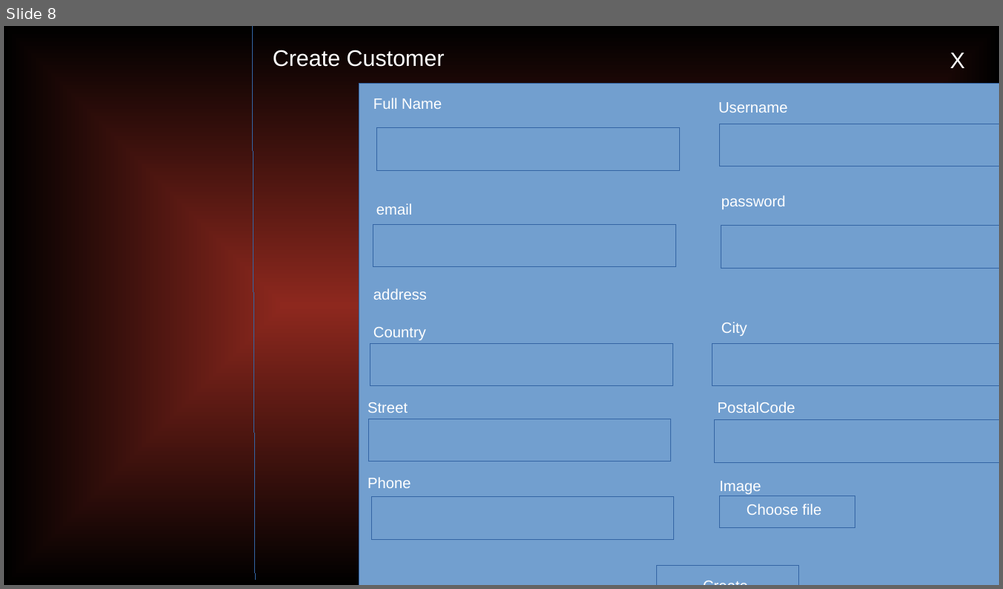
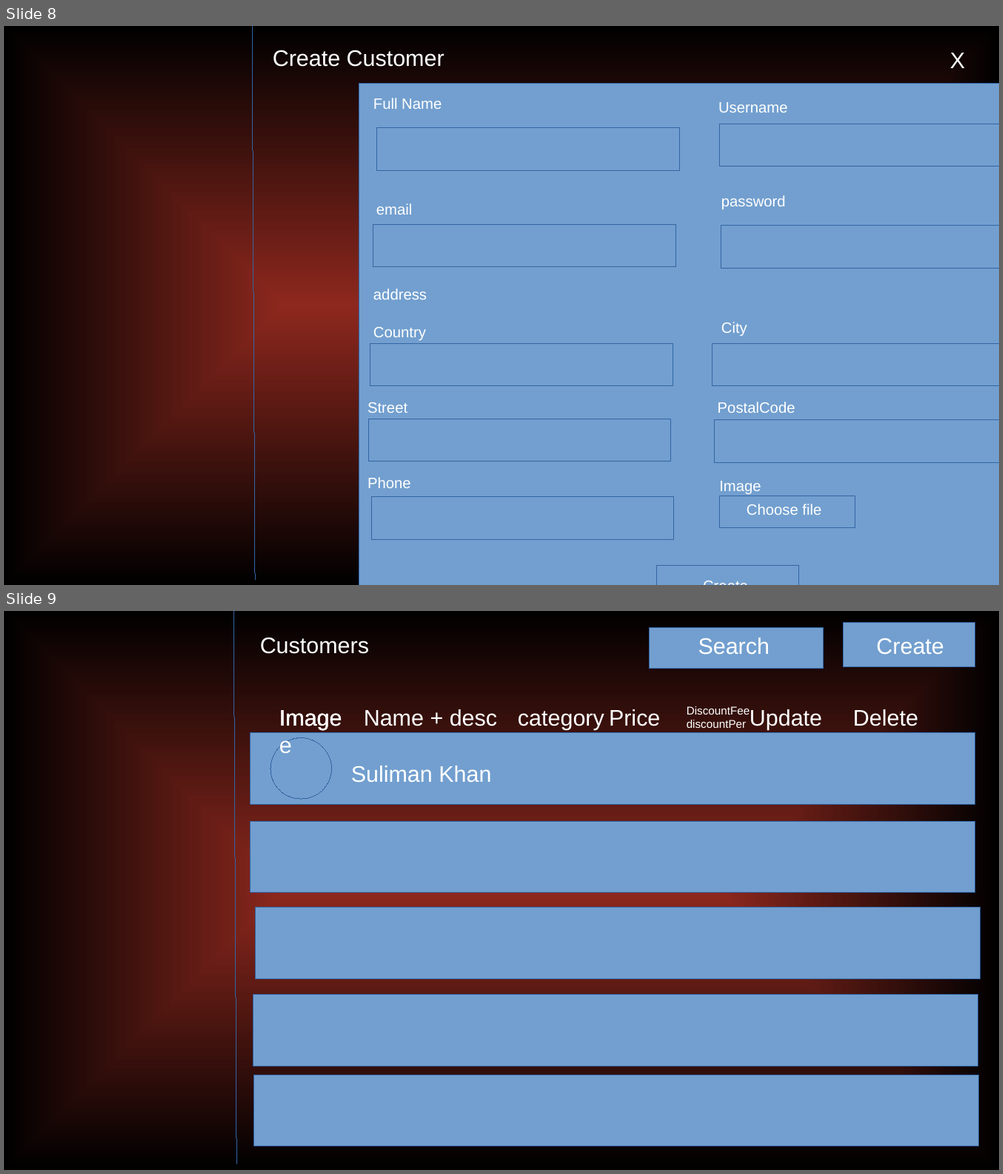
Before and after one commit to coderSulimanKhan/jewelry_website, a slide deck: planning/planning.odp. Shown one above the other, each under a label of ours: slide 8 before the commit, slides 8 and 9 after it. The pictures are 1003x589 and 1003x1174 pixels, drawn with LibreOffice and Linux fonts; fonts in the diff are those of the drawing. Boxes give left, top, right and bottom in pixels: in the first picture for what was removed or moved away, otherwise in the second. Text is boxed around its words. In the diff, an @@ line names an element or a change of style, - is before the commit and + after.

Commit message:
implement product create, update and delete functionality

```diff
--- a/planning/planning.odp
+++ b/planning/planning.odp
@@ slide 9 added at box(4, 611, 999, 1170), background gradient #8D281E to #000000 @@
@@ line added from (233, 611) to (237, 1165), #3465A4 0 pt @@
@@ rectangle added at box(649, 627, 822, 668), fill #729FCF, outline #3465A4 0 pt @@
@@ rectangle added at box(843, 623, 975, 667), fill #729FCF, outline #3465A4 0 pt @@
@@ text added at box(260, 637, 369, 654), 18 pt, text #FFFFFF @@
+Customers
@@ text added at box(698, 638, 769, 654), 18 pt, text #FFFFFF @@
+Search
@@ text added at box(876, 638, 943, 654), 18 pt, text #FFFFFF @@
+Create
@@ text added at box(270, 700, 484, 749), 18 pt, text #FFFFFF @@
+Image
@@ text added at box(270, 700, 344, 759), 18 pt, text #FFFFFF @@
+Image
@@ text added at box(279, 710, 342, 730), 18 pt, text #FFFFFF @@
+Image
@@ text added at box(364, 709, 497, 726), 18 pt, text #FFFFFF @@
+Name + desc
@@ text added at box(518, 711, 604, 730), 18 pt, text #FFFFFF @@
+category
@@ text added at box(609, 709, 660, 726), 18 pt, text #FFFFFF @@
+Price
@@ text added at box(686, 706, 750, 728), 9 pt, text #FFFFFF @@
+DiscountFee
+discountPer
@@ text added at box(749, 709, 822, 730), 18 pt, text #FFFFFF @@
+Update
@@ text added at box(853, 709, 918, 726), 18 pt, text #FFFFFF @@
+Delete
@@ rectangle added at box(250, 733, 975, 804), fill #729FCF, outline #3465A4 0 pt @@
@@ ellipse added at box(270, 738, 332, 800), fill #729FCF, outline #3465A4 0 pt @@
@@ text added at box(351, 766, 491, 782), 18 pt, text #FFFFFF @@
+Suliman Khan
@@ rectangle added at box(250, 821, 975, 893), fill #729FCF, outline #3465A4 0 pt @@
@@ rectangle added at box(255, 908, 979, 980), fill #729FCF, outline #3465A4 0 pt @@
@@ rectangle added at box(253, 994, 978, 1066), fill #729FCF, outline #3465A4 0 pt @@
@@ rectangle added at box(254, 1075, 979, 1146), fill #729FCF, outline #3465A4 0 pt @@
```
Also in this commit, not shown: 13 other files.
